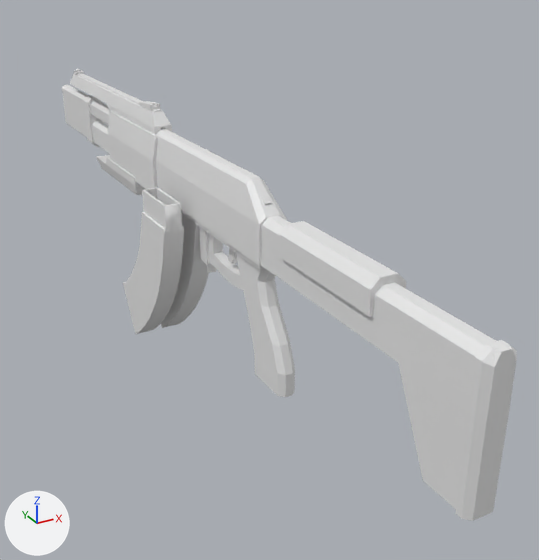
Two versions of the Blender file ProtoRifle.blend, one commit apart.
Both versions are drawn from a 50 mm lens placed at (-8.4, -17.1, 6.1), pointed at (2.0, 1.9, -3.4). The axes (+X, +Y, +Z) are drawn at lower left. The lights are the same throughout.

Names of what the first picture shows: 'Barrel', 'BasicMagazine', 'ProtoRifle'.
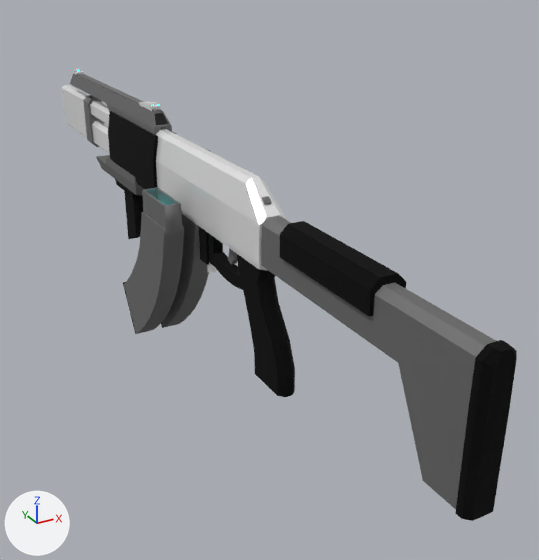
Edits to the bpy script that builds the scene:
```text
Add mat_base:
    mat_base = principled_material('Base')
    mat_base.base_color = (0.186, 0.186, 0.186)  # grey #777777
    mat_base.metallic = 0.449
    mat_base.roughness = 0.673
Add mat_slide:
    mat_slide = principled_material('Slide')
    mat_slide.base_color = (1.0, 1.0, 1.0)  # white #ffffff
    mat_slide.metallic = 0.402
    mat_slide.roughness = 0.224
Change me_protorifle:
    remove me_protorifle.from_pydata(...)  # 696 vertices, 579 faces; spans x -0.5..1.2, y -9.7..15.2, z -4.4..1.5
    add me_protorifle.from_pydata(...)  # 716 vertices, 599 faces; spans x -0.5..1.2, y -9.7..15.2, z -4.4..1.5
    me_protorifle part 1: 20 vertices added at x -0.2..0.2, y 5.3..5.6, z 1.1..1.4
    me_protorifle part 2: 248 faces spanning x -0.5..1.2, y -9.5..15.2, z -3.1..1.5 switch from no material to mat_base (grey #777777)
    me_protorifle part 3: 121 faces spanning x -0.4..0.4, y -2.0..5.3, z -2.6..1.0 switch from no material to mat_slide (white #ffffff)
    me_protorifle part 4: 201 faces spanning x -0.5..0.5, y -9.7..9.6, z -4.4..0.9 switch from no material to mat_handle (black #000000)
    add me_protorifle.materials.append(mat_glow)  # cyan #00ffff
    add me_protorifle.materials.append(mat_screen)  # black #171717
Change me_barrel:
    where me_barrel.from_pydata(...)  # 100 vertices, 74 faces; spans x -0.29..0.29, y 9.31..16.99, z -1.13..0.83
    me_barrel part 5: all 22 faces centred in x -0.29..0.29, y 12.64..13.33, z -1.13..0.83 switch from no material to mat_base (grey #777777)
    me_barrel part 6: all 20 faces centred in x -0.21..0.21, y 10.97, z -1.07..0.74 switch from no material to mat_slide (white #ffffff)
    me_barrel part 7: all 4 faces centred in x -0.14..0.14, y 15.16, z 0.68..0.74 switch from no material to mat_slide (white #ffffff)
    add me_barrel.materials.append(mat_glow)  # cyan #00ffff
Change me_basicmagazine:
    where me_basicmagazine.from_pydata(...)  # 308 vertices, 304 faces; spans x -1.32..0.32, y 2.18..6.66, z -6.18..-0.49
    me_basicmagazine part 8: 228 of the faces centred in x -1.32..0.32, y 2.18..6.37, z -5.23..-0.49 switch from no material to mat_base (grey #777777)
    me_basicmagazine part 9: 24 of the faces centred in x -1.28..0.28, y 4.21..5.36, z -5.99..-5.03 switch from no material to mat_base (grey #777777)
    me_basicmagazine part 10: all 40 faces centred in x -1.32..0.32, y 6.1..6.64, z -5.41..-4.56 switch from no material to mat_handle (black #000000)
    add me_basicmagazine.materials.append(mat_glow)  # cyan #00ffff
Add ob_verticalgrip:
    ob_verticalgrip = bpy.data.objects.new('VerticalGrip', me_verticalgrip)  # 25 vertices, 17 faces; spans x 0.0..0.33, y 7.81..9.75, z -3.97..-1.62; in mat_handle (black #000000); modifiers MIRROR
    ob_verticalgrip.location = (0.0, 0.0, 0.0)
```

Boxes [x1, y1, x2, y2] around the edits, measured in the pictures (539 x 560 px):
'VerticalGrip', added (black)
    after: [115, 179, 143, 239]
part 1 of me_protorifle, added
    after: [153, 112, 171, 127]
part 2 of me_protorifle, recoloured
    both: [70, 74, 496, 509]
part 3 of me_protorifle, recoloured
    both: [156, 129, 287, 273]
part 4 of me_protorifle, recoloured (grey to black)
    both: [108, 111, 517, 521]
part 5 of me_barrel, recoloured
    both: [83, 95, 104, 147]
part 6 of me_barrel, recoloured
    both: [90, 100, 110, 154]
part 7 of me_barrel, recoloured
    both: [62, 85, 88, 100]
part 8 of me_basicmagazine, recoloured
    both: [124, 188, 209, 334]
part 9 of me_basicmagazine, recoloured (grey to black)
    both: [137, 307, 195, 334]
part 10 of me_basicmagazine, recoloured
    both: [123, 282, 163, 334]
